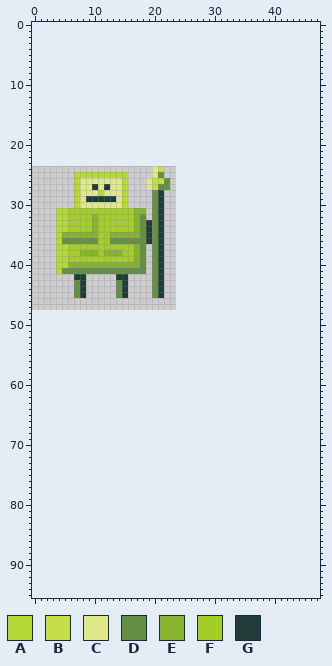
Sprite sheet -- res/knight.png. The picture above was drawn from the file before the commit.
The file is 24x24 pixels. The old version is drawn lined up with the new one, on the new canvas.
Palette (. is transparent): A #b4da33  B #c3de46  C #dfe989  D #649044  E #88b32f  F #a3ce27  G #213c38
Pixels before (only the part around the change), first column x 0:
 0 ................................................
 1 ................................................
 2 ................................................
 3 ................................................
 4 ................................................
 5 ................................................
 6 ................................................
 7 ................................................
 8 ................................................
 9 ................................................
10 ................................................
11 ................................................
12 ................................................
13 ................................................
14 ................................................
15 ................................................
16 ................................................
17 ................................................
18 ................................................
19 ................................................
20 ................................................
21 ................................................
22 ................................................
23 ................................................
24 ....................CB..........................
25 .......AAAAAAAAA....CD..........................
26 .......ACCCCCCCA...CBBD.........................
27 .......ACCGCGCCA...CBDD.........................
28 .......ACCCACCCA....DG..........................
29 .......ACGGGGGCA....DG..........................
30 .......ACCCCCCCA....DG..........................
31 ....AAFFFFFFFFFFFEE.DG..........................
32 ....AAFFFFEFFFFFFED.DG..........................
33 ....AAFFFFEFFFFFFEDGDG..........................
34 ....AAFFFFEFFFFFFEDGDG..........................
35 ....AEEEEEEFFEEEEEDGDG..........................
36 ....ADDDDDDFFDDDDDDGDG..........................
37 ....AAFFFFFFFFFFFED.DG..........................
38 ....AAFFEEEFEEEFFED.DG..........................
39 ....AAFFFFFFFFFFFED.DG..........................
40 ....AAEEEEEEEEEEEED.DG..........................
41 ....ADDDDDDDDDDDDDD.DG..........................
42 .......GG.....GG....DG..........................
43 .......DG.....DG....DG..........................
44 .......DG.....DG....DG..........................
45 .......DG.....DG....DG..........................
46 ................................................
47 ................................................
48 ................................................
49 ................................................
50 ................................................
51 ................................................
52 ................................................
53 ................................................
54 ................................................
55 ................................................
56 ................................................
57 ................................................
58 ................................................
59 ................................................
60 ................................................
61 ................................................
62 ................................................
63 ................................................
64 ................................................
65 ................................................
66 ................................................
67 ................................................
68 ................................................
69 ................................................
70 ................................................
71 ................................................
72 ................................................
73 ................................................
74 ................................................
75 ................................................
76 ................................................
77 ................................................
78 ................................................
79 ................................................
80 ................................................
81 ................................................
82 ................................................
83 ................................................
84 ................................................
85 ................................................
86 ................................................
87 ................................................
88 ................................................
89 ................................................
90 ................................................
91 ................................................
92 ................................................
93 ................................................
94 ................................................
95 ................................................
The result:
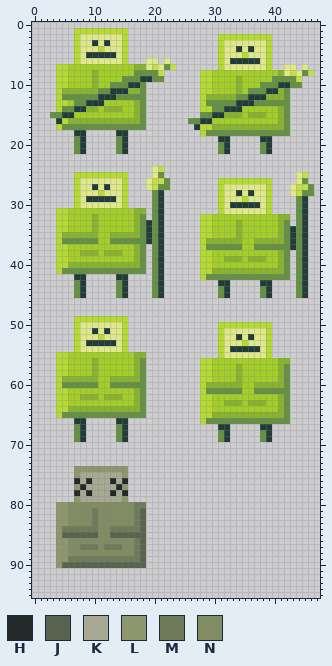
Colours new in this view: H #222928  J #57624f  K #a7a992  L #8d966c  M #6f7a58  N #818c62
Edits made:
canvas 24x24 -> 48x96, the old top-left corner now at 0,24
Changed rows in their new state; - is an unchanged pixel.
first column x 3:
 1 ----AAAAAAAAA-------------------------------
 2 ----ACCCCCCCA---------------AAAAAAAAA-------
 3 ----ACCGCGCCA---------------ACCCCCCCA-------
 4 ----ACCCACCCA---------------ACCGCGCCA-------
 5 ----ACGGGGGCA---------------ACCCACCCA-------
 6 ----ACCCCCCCA---CC-C--------ACGGGGGCA-------
 7 -AAFFFFFFFFFFFEECBCDB-------ACCCCCCCA--CC-C-
 8 -AAFFFFEFFFFFFDDDDB------AAFFFFFFFFFFFECBCDB
 9 -AAFFFFEFFFFDDDGGDD------AAFFFFEFFFFFDDDDB--
10 -AAFFFFEFFDDDGGD---------AAFFFFEFFFDDDGGDD--
11 -AEEEEEEDDGGGEED---------AAFFFFEFDDDGGED----
12 -ADDDDDDGGGDDDDD---------AEEEEEDDGGGEEED----
13 -AAFDDGGGFFFFFED---------ADDDDDGGGDDDDDD----
14 -ADDGGEEFEEEFFED---------AADDGGGFFFFFFED----
15 DDGGFFFFFFFFFFED---------DDGGEEEFEEEFFED----
16 -GAEEEEEEEEEEEED-------DDGGFFFFFFFFFFFED----
17 -ADDDDDDDDDDDDDD--------GAAEEEEEEEEEEEED----
18 ----GG-----GG------------ADDDDDDDDDDDDDD----
19 ----DG-----DG---------------GG-----GG-------
20 ----DG-----DG---------------DG-----DG-------
21 ----DG-----DG---------------DG-----DG-------
first column x 28:
25 ----------------CB-
26 ---AAAAAAAAA----CD-
27 ---ACCCCCCCA---CBBD
28 ---ACCGCGCCA---CBDD
29 ---ACCCACCCA----DG-
30 ---ACGGGGGCA----DG-
31 ---ACCCCCCCA----DG-
32 AAFFFFFFFFFFFEE-DG-
33 AAFFFFEFFFFFFED-DG-
34 AAFFFFEFFFFFFEDGDG-
35 AAFFFFEFFFFFFEDGDG-
36 AEEEEEEFFEEEEEDGDG-
37 ADDDDDDFFDDDDDDGDG-
38 AAFFFFFFFFFFFED-DG-
39 AAFFEEEFEEEFFED-DG-
40 AAFFFFFFFFFFFED-DG-
41 AAEEEEEEEEEEEED-DG-
42 ADDDDDDDDDDDDDD-DG-
43 ---GG-----GG----DG-
44 ---DG-----DG----DG-
45 ---DG-----DG----DG-
first column x 4:
49 ---AAAAAAAAA---------------------------
50 ---ACCCCCCCA---------------AAAAAAAAA---
51 ---ACCGCGCCA---------------ACCCCCCCA---
52 ---ACCCACCCA---------------ACCGCGCCA---
53 ---ACGGGGGCA---------------ACCCACCCA---
54 ---ACCCCCCCA---------------ACGGGGGCA---
55 AAFFFFFFFFFFFEE------------ACCCCCCCA---
56 AAFFFFEFFFFFFED---------AAFFFFFFFFFFFEE
57 AAFFFFEFFFFFFED---------AAFFFFEFFFFFFED
58 AAFFFFEFFFFFFED---------AAFFFFEFFFFFFED
59 AEEEEEEFFEEEEED---------AAFFFFEFFFFFFED
60 ADDDDDDFFDDDDDD---------AEEEEEEFFEEEEED
61 AAFFFFFFFFFFFED---------ADDDDDDFFDDDDDD
62 AAFFEEEFEEEFFED---------AAFFFFFFFFFFFED
63 AAFFFFFFFFFFFED---------AAFFEEEFEEEFFED
64 AAEEEEEEEEEEEED---------AAFFFFFFFFFFFED
65 ADDDDDDDDDDDDDD---------AAEEEEEEEEEEEED
66 ---GG-----GG------------ADDDDDDDDDDDDDD
67 ---DG-----DG---------------GG-----GG---
68 ---DG-----DG---------------DG-----DG---
69 ---DG-----DG---------------DG-----DG---
first column x 4:
74 ---LLLLLLLLL---
75 ---LKKKKKKKL---
76 ---HKHKKKHKH---
77 ---LHKKKKKHL---
78 ---HKHKKKHKH---
79 ---LKKKKKKKL---
80 LLNNNNNNNNNNNMM
81 LLNNNNMNNNNNNMJ
82 LLNNNNMNNNNNNMJ
83 LLNNNNMNNNNNNMJ
84 LMMMMMMNNMMMMMJ
85 LJJJJJJNNJJJJJJ
86 LLNNNNNNNNNNNMJ
87 LLNNMMMNMMMNNMJ
88 LLNNNNNNNNNNNMJ
89 LLMMMMMMMMMMMMJ
90 LJJJJJJJJJJJJJJ
Boxes around the changes in both pictures, in picture pixels (x1, y1, x2, y2):
added: (50, 28, 176, 154)
added: (188, 34, 314, 442)
added: (56, 316, 146, 568)
